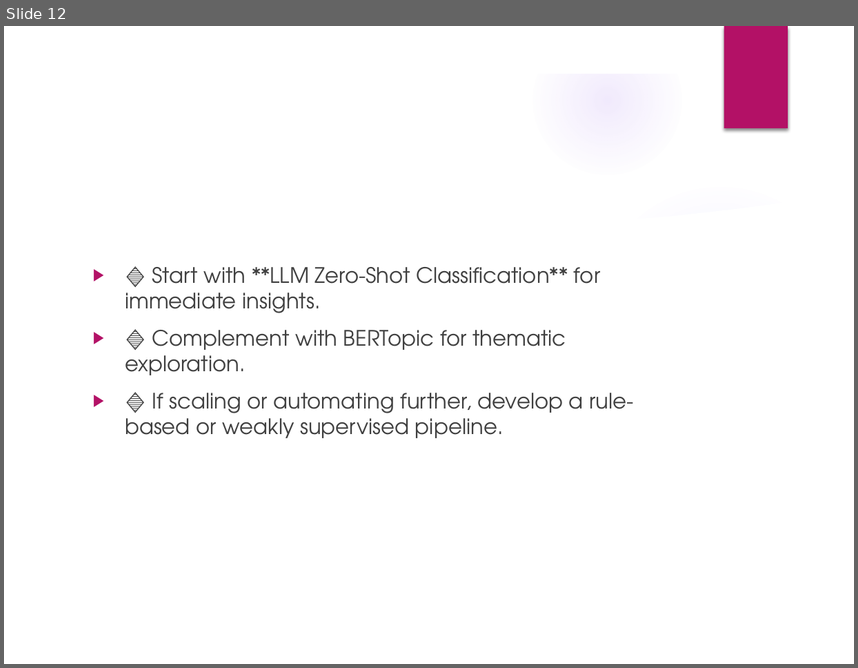
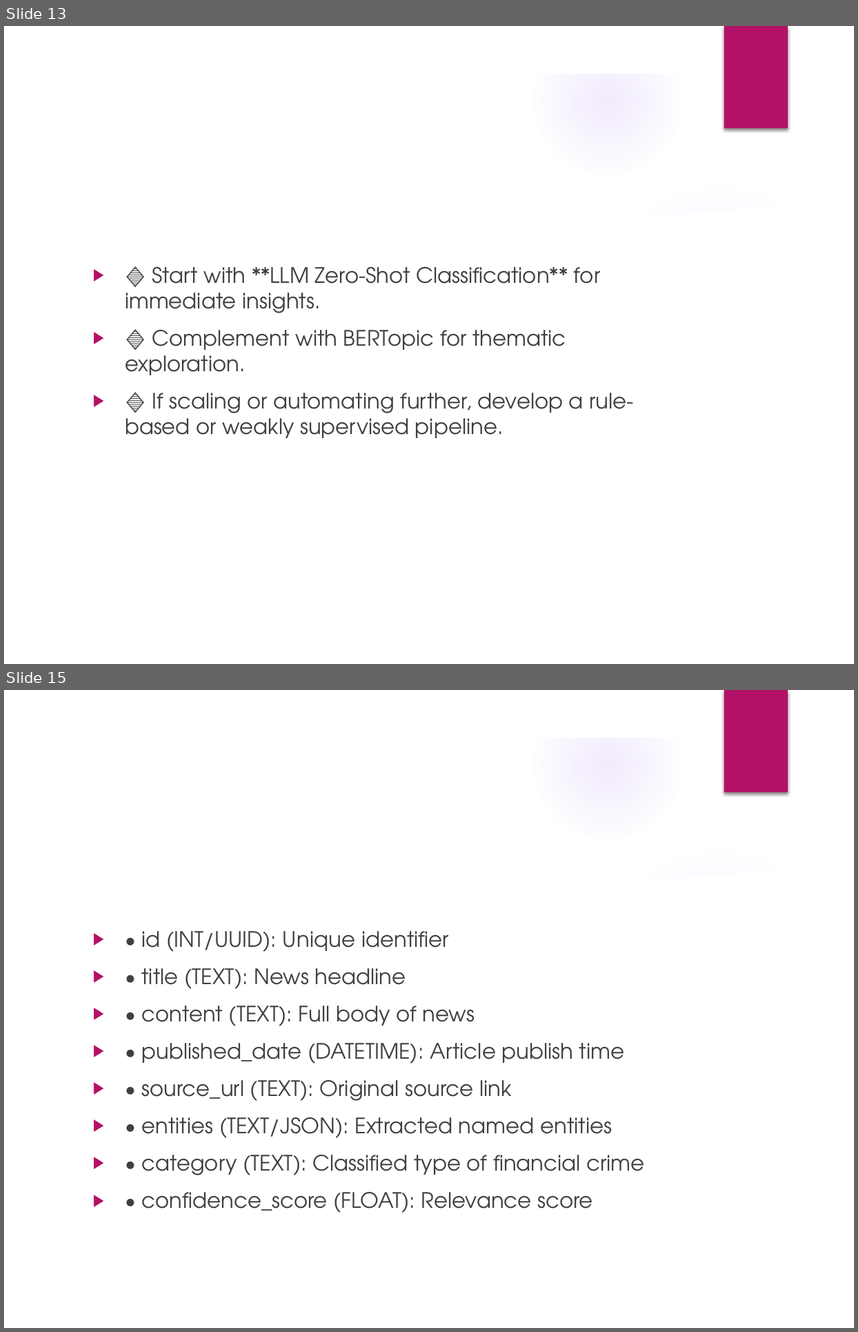
Before and after one commit to ChooseAddress2024/DBS, a slide deck: DBS_Assessment_Final.pptx. Shown one above the other, each under a label of ours: slide 12 before the commit, slides 13 and 15 after it; the slides between them are not shown. The pictures are 858x668 and 858x1332 pixels, drawn with LibreOffice and Linux fonts; fonts in the diff are those of the drawing; background and template pictures are left out. Boxes give left, top, right and bottom in pixels: in the first picture for what was removed or moved away, otherwise in the second. Text is boxed around its words. In the diff, an @@ line names an element or a change of style, - is before the commit and + after.

```diff
--- a/DBS_Assessment_Final.pptx
+++ b/DBS_Assessment_Final.pptx
@@ slide 15 added at [4,690,854,1328], background picture (left out); not listed: 9 template elements that a slide beside it also shows @@
@@ title added at [85,776,675,842], 32 pt, text #FFFFFF @@
+Database Schema
@@ text added at [142,931,644,1212], 18 pt, text #404040 @@
+▶ • id (INT/UUID): Unique identifier
+▶ • title (TEXT): News headline
+▶ • content (TEXT): Full body of news
+▶ • published_date (DATETIME): Article publish time
+▶ • source_url (TEXT): Original source link
+▶ • entities (TEXT/JSON): Extracted named entities
+▶ • category (TEXT): Classified type of financial crime
+▶ • confidence_score (FLOAT): Relevance score
@@ what was slide 12 is now slide 13 @@
```
Also in this commit, not shown: 1 slide changed, 3 other slides added, 4 other files.
